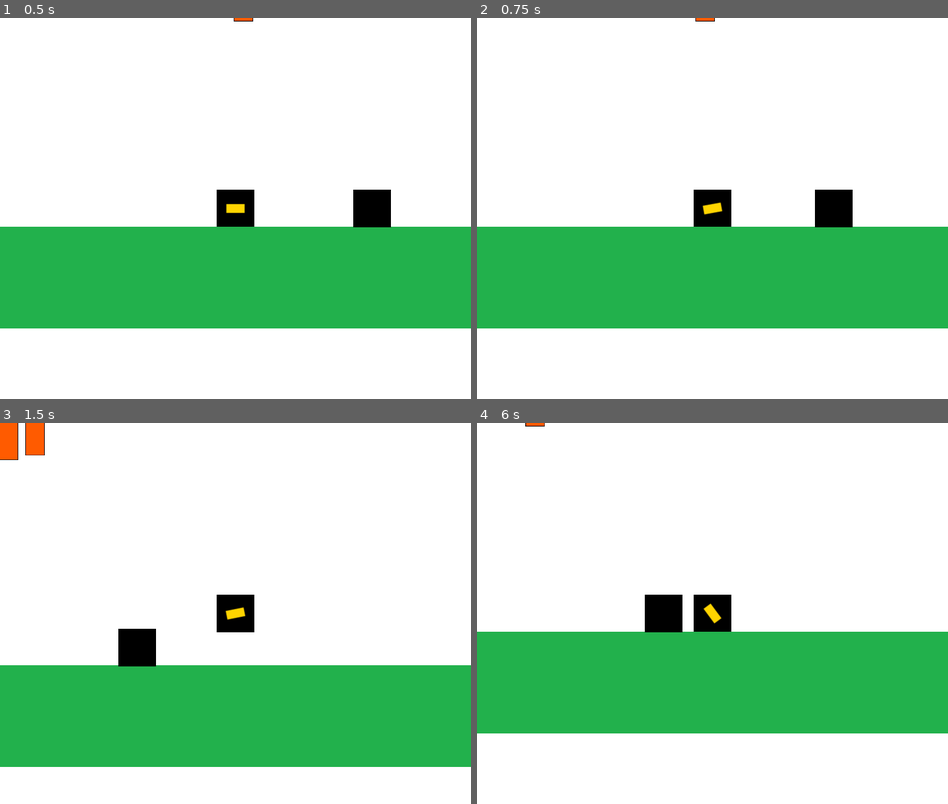
Above: before the commit, frames 1-4 (two rows, left to right).
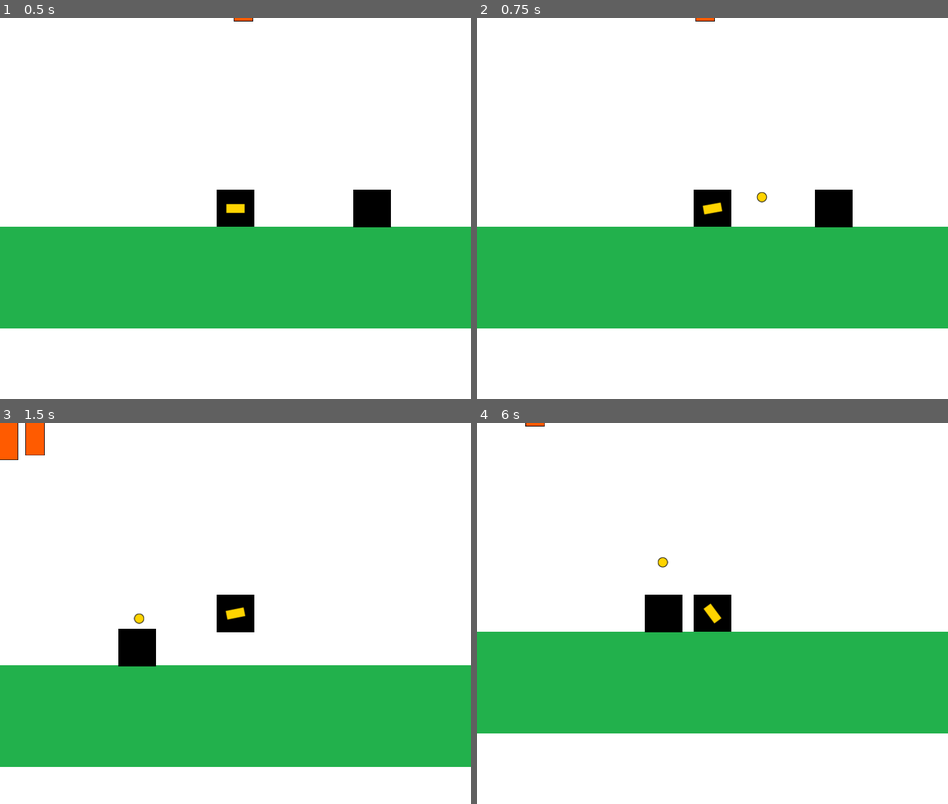
Above: after the commit, the same moments.

Repository: Susko636/entregas-ipv-mamani-franco
Game: Godot game, scene res://Main.tscn
Same seed, same stepped clock (60 frames per second), same inputs: the game is played once before the commit and once after it.
Inputs (mouse positions are in pixels of both pictures, inside the frame that each line leads up to):
- Up to frame 1 (0.5 s): no input
- Up to frame 2 (0.75 s): tap Enter at 0.5 s; move the mouse to (816, 189) at 0.52 s; hold D (move_right) from 0.53 s (still down); click (816, 189) at 0.6 s
- Up to frame 3 (1.5 s): tap Space (jump) at 0.77 s; move the mouse to (141, 632) at 1.27 s; release D (move_right) at 1.28 s; hold A (move_left) from 1.28 s (still down); click (141, 632) at 1.35 s
- Up to frame 4 (6 s): tap Space (jump) at 1.52, 3.02, 3.77, 4.52 s; move the mouse to (759, 529) at 2.02 s; release A (move_left) at 2.03 s; hold D (move_right) 2.03-3.53 s; click (759, 529) at 2.1 s; move the mouse to (688, 689) at 2.77 s; click (688, 689) at 2.85 s; move the mouse to (853, 670) at 3.52 s; hold A (move_left) 3.53-5.78 s; click (853, 670) at 3.6 s; move the mouse to (571, 556) at 4.27 s; click (571, 556) at 4.35 s; move the mouse to (736, 613) at 5.02 s; click (736, 613) at 5.1 s; move the mouse to (641, 518) at 5.77 s; hold D (move_right) from 5.78 s (still down); click (641, 518) at 5.85 s

Frame 1 is identical in both runs. In frame 2, less than 0.1% of the frame differs, in the area x 59-62%, y 45-49%; in frame 3, less than 0.1%, in the area x 28-31%, y 50-53%; in frame 4, less than 0.1%.
Error before the commit: Invalid access to property or key 'global_position' on a base object of type 'null instance'. (res://entities/player/Cannon.gd:11)

Commit message:
correccion entrega 3

Diff:
--- a/entrega-3-mamani-franco/entities/player/Player.tscn
+++ b/entrega-3-mamani-franco/entities/player/Player.tscn
@@ -24,7 +24,7 @@
 script = ExtResource("4")
 projectile_scene = ExtResource("5")
 
-[node name="CannonTip" type="Marker2D" parent="." unique_id=154605314]
+[node name="CannonTip" type="Marker2D" parent="Cannon" unique_id=154605314]
 position = Vector2(15, 0)
 
 [node name="CollisionShape2D" type="CollisionShape2D" parent="." unique_id=711685196]
